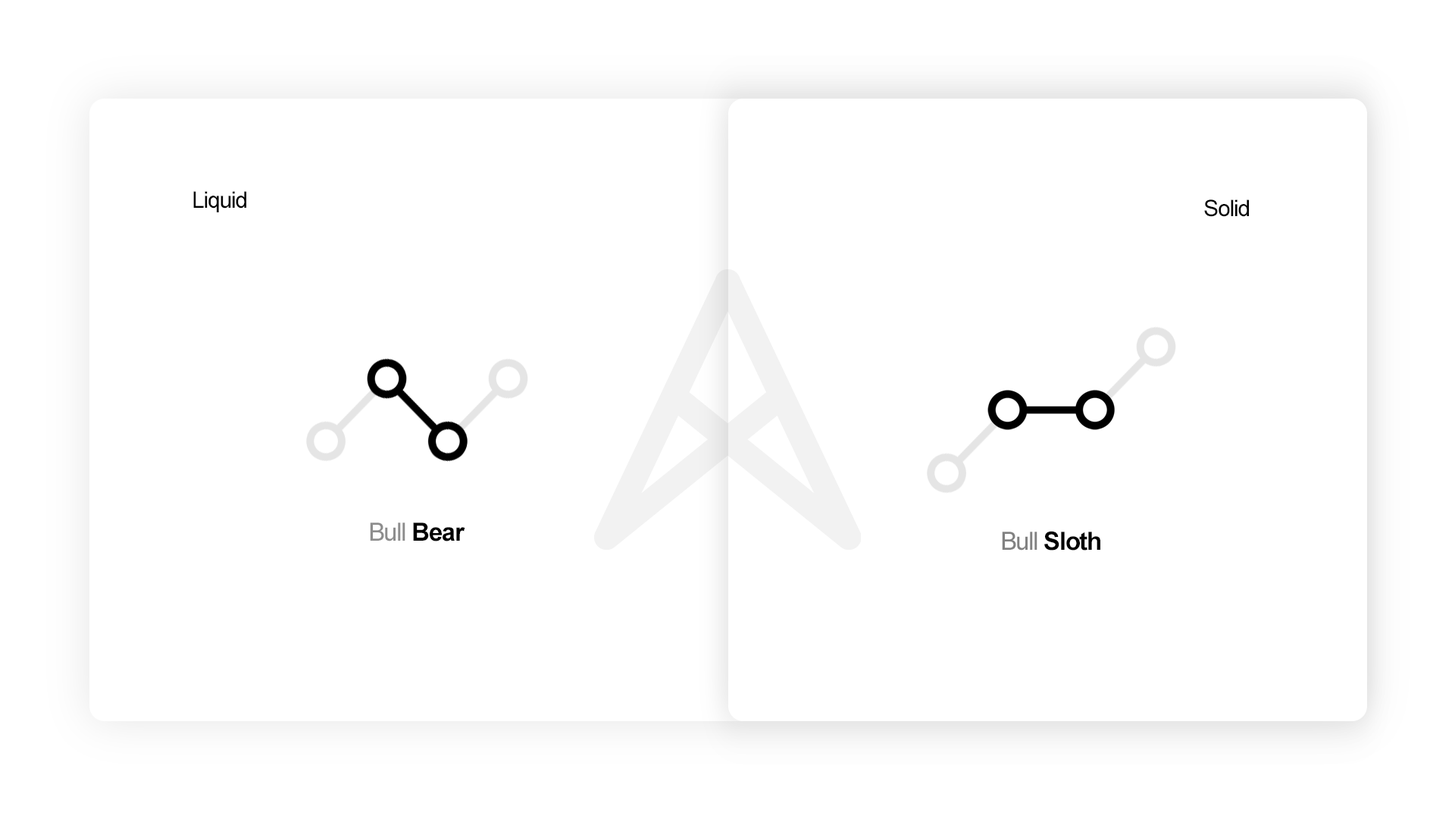
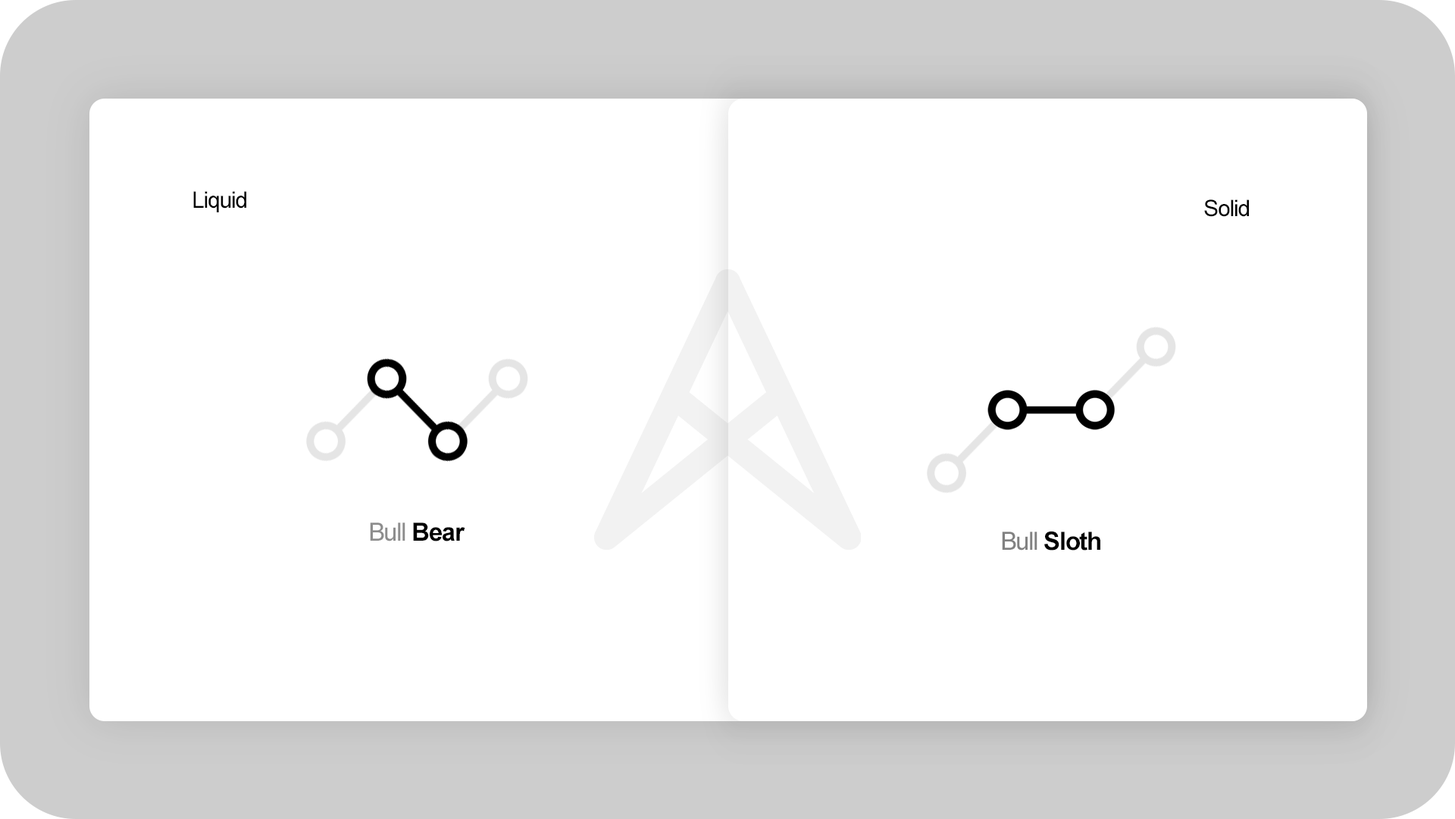
Revision of a layered 1455 × 819 image; what changed, layer by layer:
"Rectangle 1": opacity 10% → 11% over [33, 42, 1423, 777]
added layer "Rectangle 2" above "Layer 0" over [0, 0, 1455, 819]
hid "Layer 0" over [0, 0, 1455, 819]
